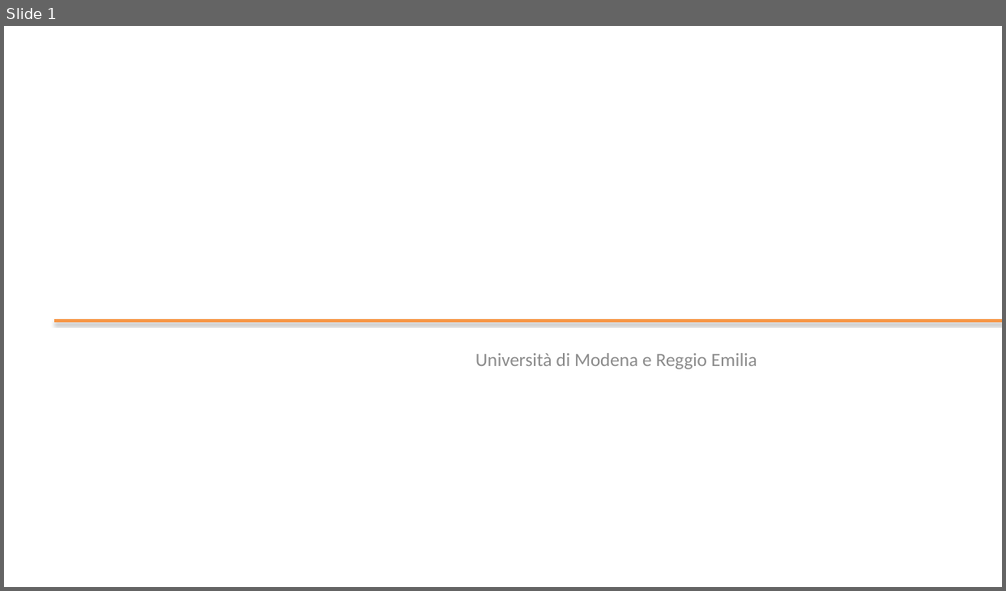
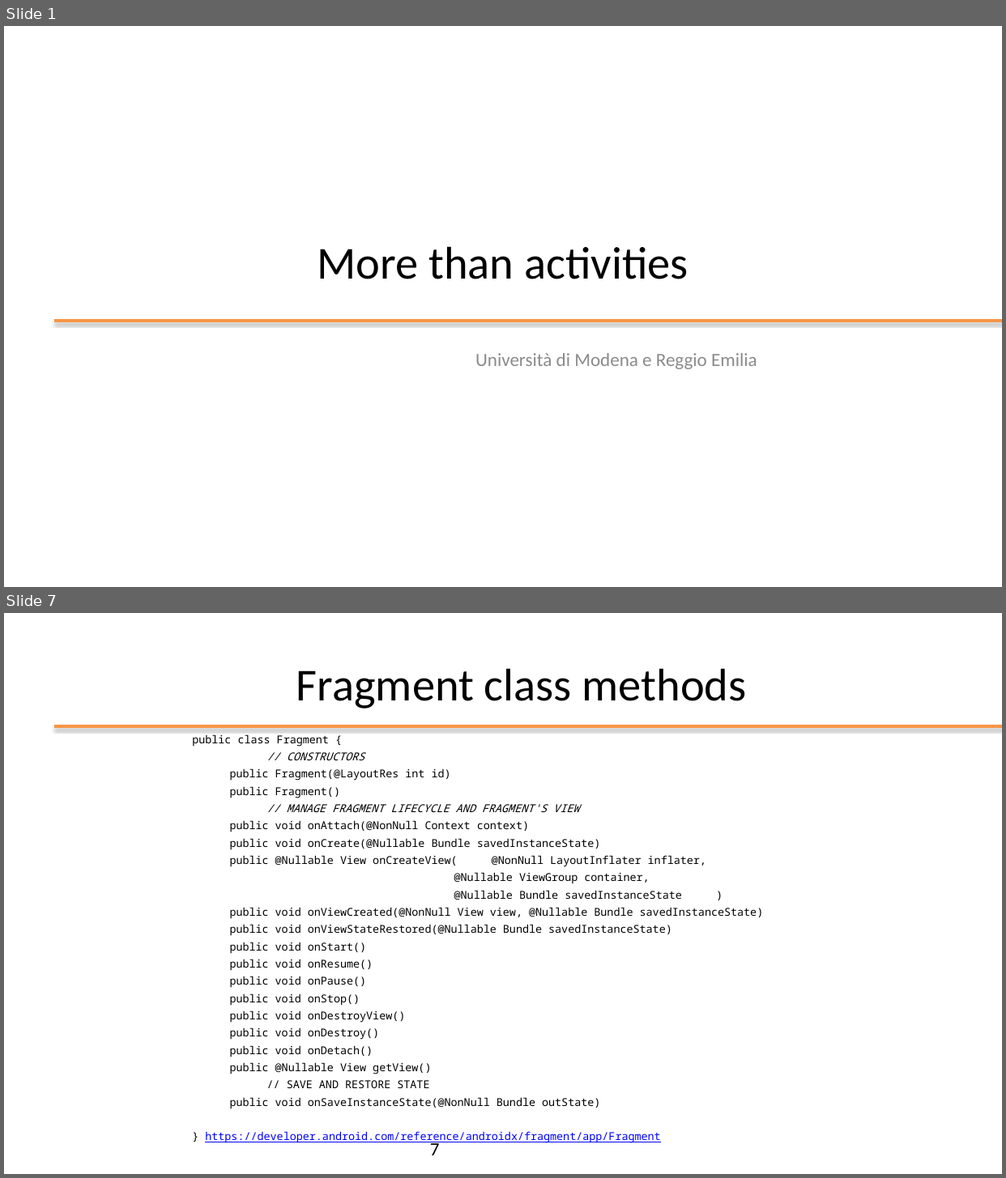
Before and after one commit to kevinmala00/ATTIVITA-PROGETTUALE, a slide deck: slides/05 - More than activities.pptx. Shown one above the other, each under a label of ours: slide 1 before the commit, slides 1 and 7 after it; the slides between them are not shown. The pictures are 1006x591 and 1006x1178 pixels, drawn with LibreOffice and Linux fonts; fonts in the diff are those of the drawing; background and template pictures are left out. Boxes give left, top, right and bottom in pixels: in the first picture for what was removed or moved away, otherwise in the second. Text is boxed around its words. In the diff, an @@ line names an element or a change of style, - is before the commit and + after.

```diff
--- a/slides/05 - More than activities.pptx
+++ b/slides/05 - More than activities.pptx
@@ slide 7 added at <box>4,613,1002,1174</box>, background #FFFFFF @@
@@ title added at <box>296,668,747,709</box>, 44 pt, text #000000 @@
+Fragment class methods
@@ line added from (54, 726) to (1002, 726), #F79646 3 pt @@
@@ text added at <box>192,735,764,1110</box>, 10.5 pt, text #000000 @@
+public class Fragment {
+// CONSTRUCTORS
+public Fragment(@LayoutRes int id)
+public Fragment()
+// MANAGE FRAGMENT LIFECYCLE AND FRAGMENT'S VIEW
+public void onAttach(@NonNull Context context)
+public void onCreate(@Nullable Bundle savedInstanceState)
+public @Nullable View onCreateView( @NonNull LayoutInflater inflater,
+@Nullable ViewGroup container,
+@Nullable Bundle savedInstanceState )
+public void onViewCreated(@NonNull View view, @Nullable Bundle savedInstanceState)
+public void onViewStateRestored(@Nullable Bundle savedInstanceState)
+public void onStart()
+public void onResume()
+public void onPause()
+public void onStop()
+public void onDestroyView()
+public void onDestroy()
+public void onDetach()
+public @Nullable View getView()
+// SAVE AND RESTORE STATE
+public void onSaveInstanceState(@NonNull Bundle outState)
+} https://developer.android.com/reference/androidx/fragment/app/Fragment
@@ page number added at <box>430,1142,440,1156</box>, 18 pt, text #000000 @@
+7
@@ slide 1 changed as well @@
@@ title added at <box>317,246,688,280</box>, 44 pt, text #000000 @@
+More than activities
```
Also in this commit, not shown: 36 other slides added, 1 slide removed.
